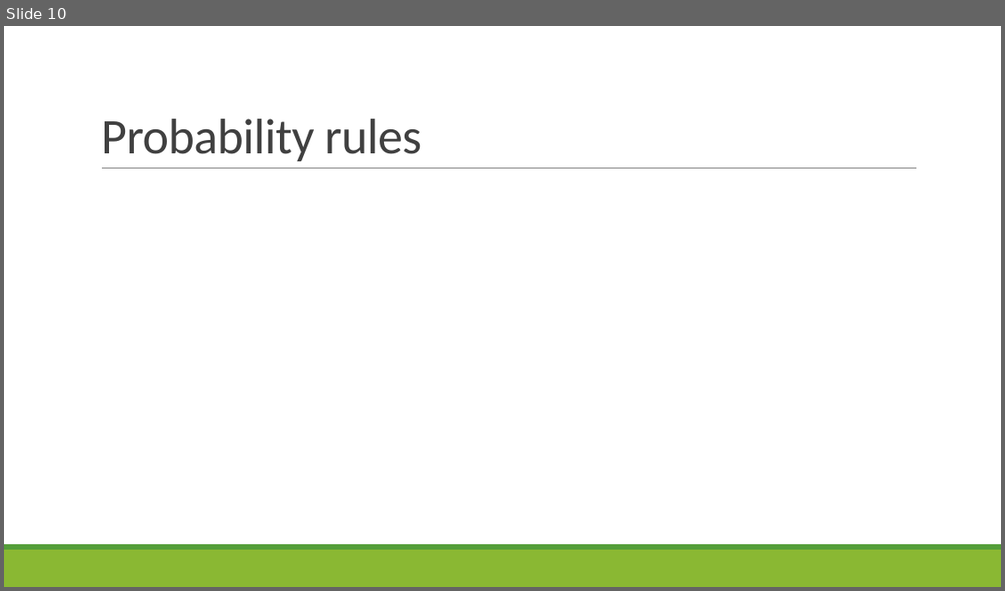
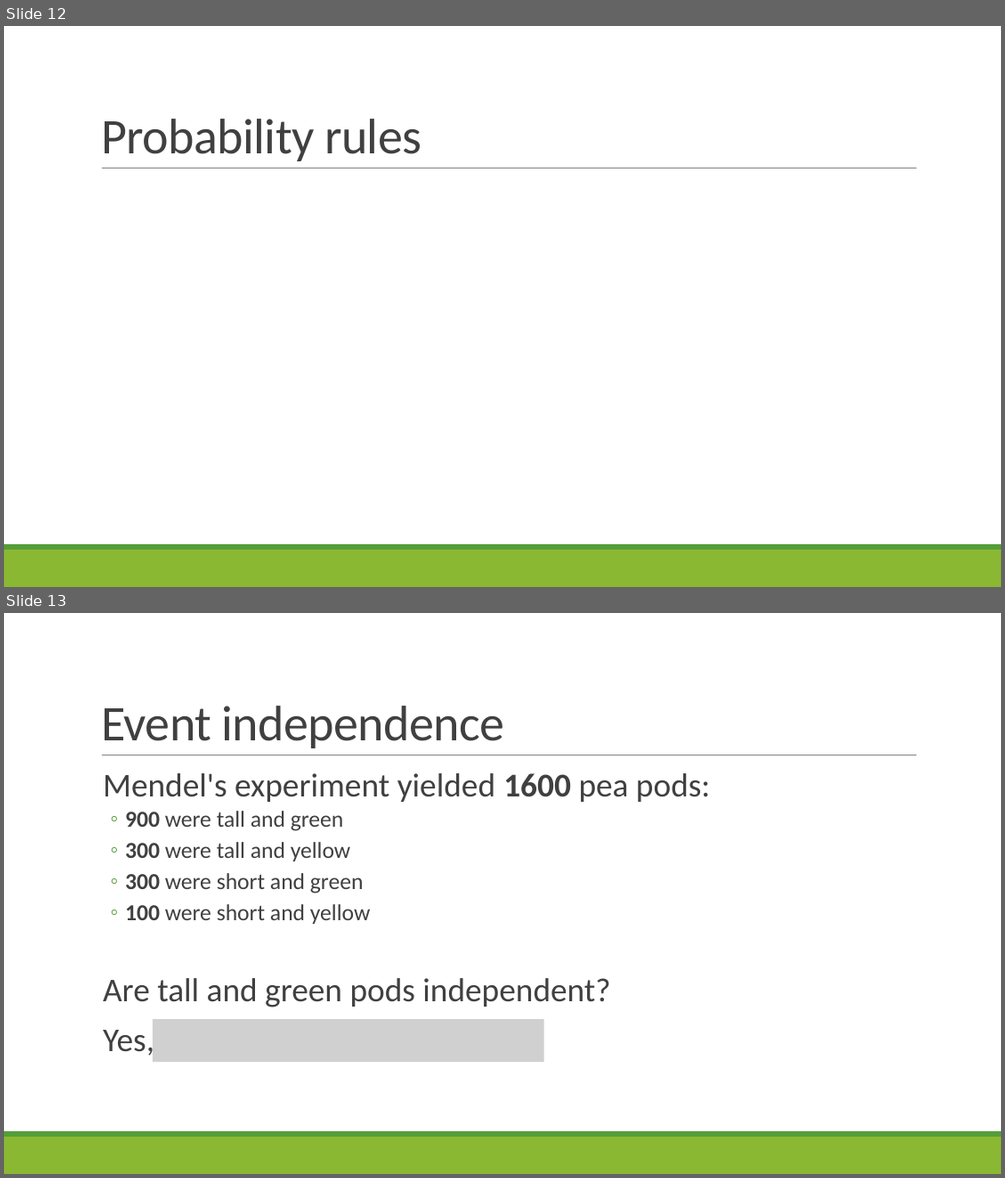
Before and after one commit to sjspielman/bio5312_fall2017, a slide deck: slides/day3_probability_tidyverse2.pptx. Shown one above the other, each under a label of ours: slide 10 before the commit, slides 12 and 13 after it. The pictures are 1005x591 and 1005x1178 pixels, drawn with LibreOffice and Linux fonts; fonts in the diff are those of the drawing; grey boxes stand for pictures. Boxes give left, top, right and bottom in pixels: in the first picture for what was removed or moved away, otherwise in the second. Text is boxed around its words. In the diff, an @@ line names an element or a change of style, - is before the commit and + after.

```diff
--- a/slides/day3_probability_tidyverse2.pptx
+++ b/slides/day3_probability_tidyverse2.pptx
@@ slide 13 added at box(4, 613, 1001, 1174), background #FFFFFF; not listed: 3 template elements that a slide beside it also shows @@
@@ title added at box(101, 706, 505, 748), 48 pt, text #404040 @@
+Event independence
@@ text added at box(103, 773, 710, 1060), 22 pt, text #404040 @@
+  Mendel's experiment yielded 1600 pea pods:
+  ◦ 900 were tall and green
+  ◦ 300 were tall and yellow
+  ◦ 300 were short and green
+  ◦ 100 were short and yellow
+  Are tall and green pods independent?
+  Yes, if
@@ picture added at box(153, 1019, 544, 1062) @@
@@ what was slide 10 is now slide 12 @@
```
Also in this commit, not shown: 16 slides changed, 27 other slides added, 6 slides removed, 8 other files.
